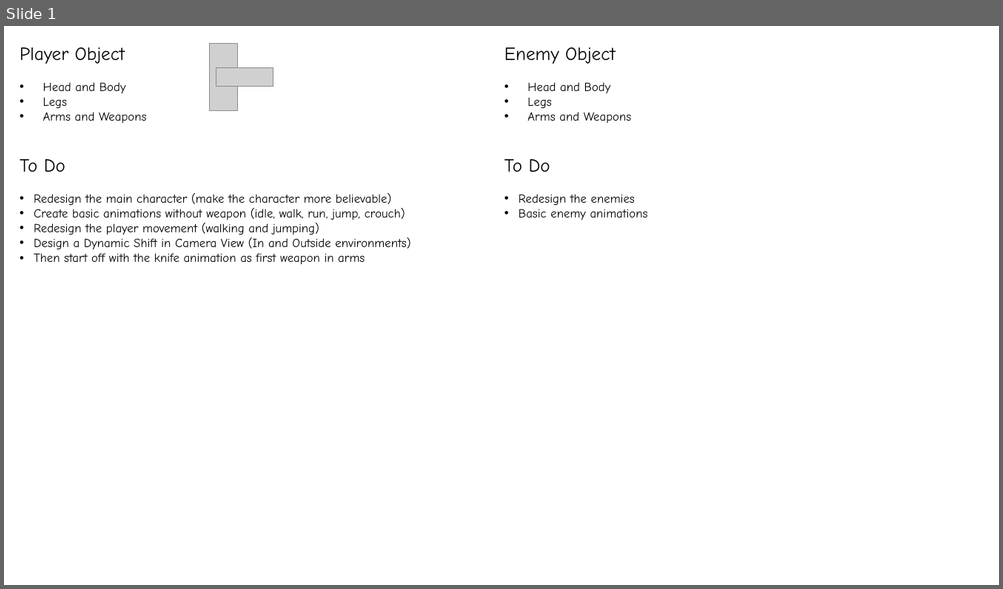
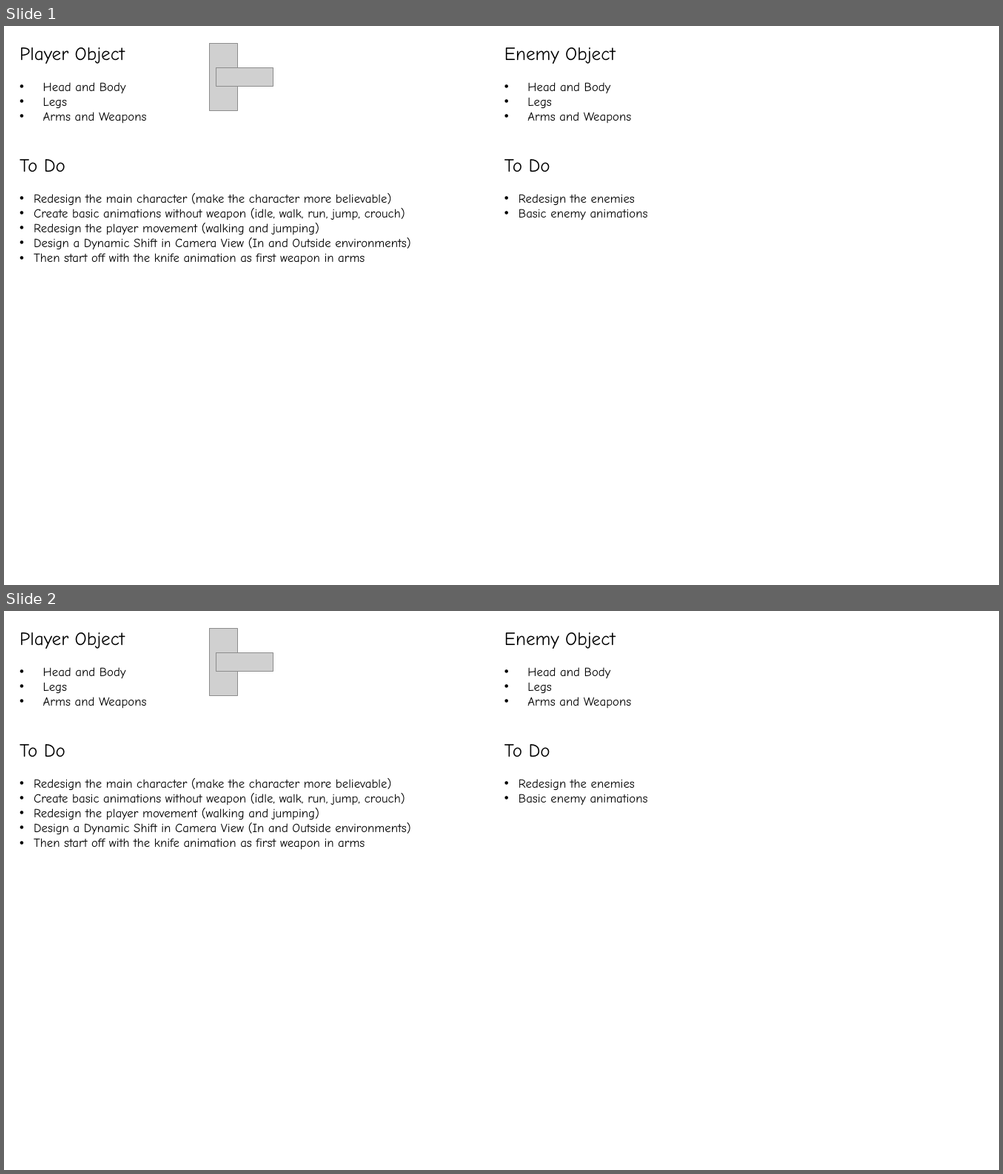
Before and after one commit to SJohnmith/Shadow-of-Aral, a slide deck: Shadow of Aral/Shadow of Aral - Basic Files/Shadow of Aral - Image Files/Shadow of Aral - Game Objects.pptx. Shown one above the other, each under a label of ours: slide 1 before the commit, slides 1 and 2 after it. The pictures are 1003x589 and 1003x1174 pixels, drawn with LibreOffice and Linux fonts; fonts in the diff are those of the drawing; grey boxes stand for pictures. Boxes give left, top, right and bottom in pixels: in the first picture for what was removed or moved away, otherwise in the second. Text is boxed around its words. In the diff, an @@ line names an element or a change of style, - is before the commit and + after.

```diff
--- a/Shadow of Aral/Shadow of Aral - Basic Files/Shadow of Aral - Image Files/Shadow of Aral - Game Objects.pptx
+++ b/Shadow of Aral/Shadow of Aral - Basic Files/Shadow of Aral - Image Files/Shadow of Aral - Game Objects.pptx
@@ slide 2 added at (4, 611, 999, 1170), background #FFFFFF @@
@@ text added at (20, 632, 410, 850), 12 pt, text #000000 @@
+Player Object
+• Head and Body
+• Legs
+• Arms and Weapons
+To Do
+• Redesign the main character (make the character more believable)
+• Create basic animations without weapon (idle, walk, run, jump, crouch)
+• Redesign the player movement (walking and jumping)
+• Design a Dynamic Shift in Camera View (In and Outside environments)
+• Then start off with the knife animation as first weapon in arms
@@ picture added at (209, 628, 238, 696) @@
@@ text added at (504, 632, 648, 806), 12 pt, text #000000 @@
+Enemy Object
+• Head and Body
+• Legs
+• Arms and Weapons
+To Do
+• Redesign the enemies
+• Basic enemy animations
@@ picture added at (216, 652, 273, 671) @@
@@ picture added at (216, 672, 236, 696) @@
```
Also in this commit, not shown: 10 other files.
